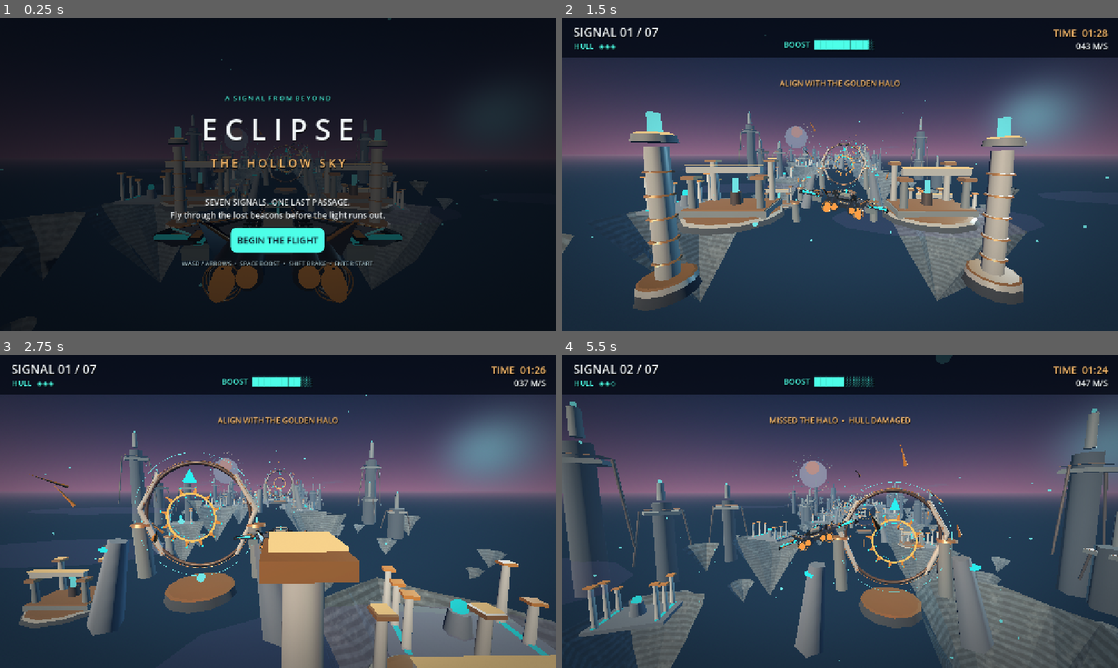
Above: before the commit, frames 1-4 (two rows, left to right).
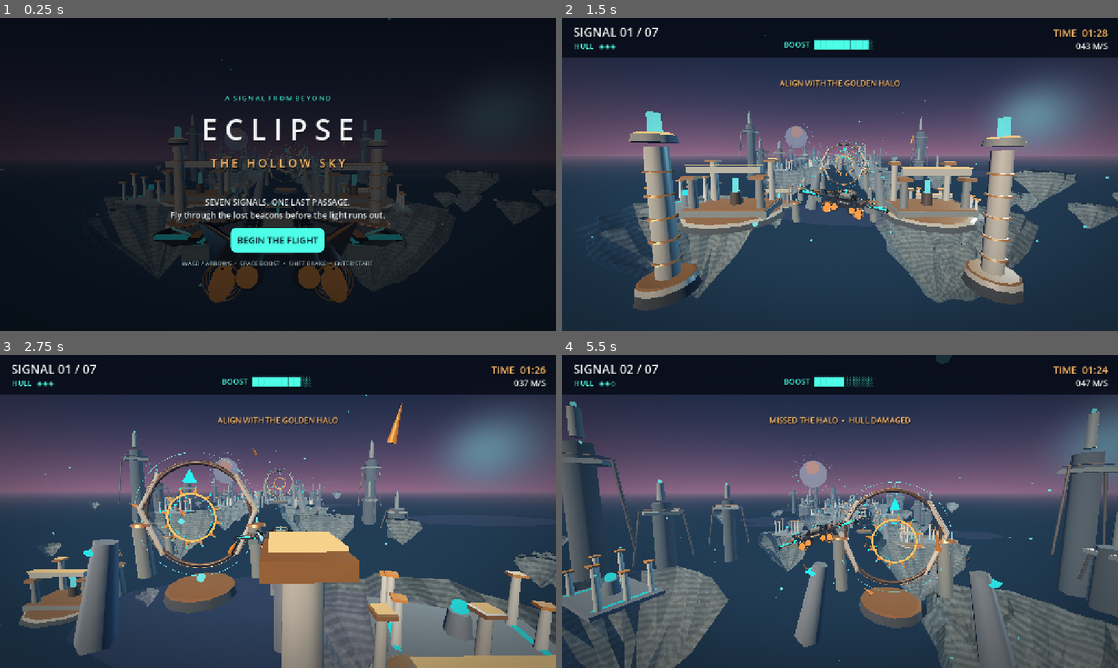
Above: after the commit, the same moments.

Repository: tpylman90-ctrl/Eclipse-The-Hollow-Sky
Game: Godot game, scene res://scenes/main.tscn
Same seed, same stepped clock (60 frames per second), same inputs: the game is played once before the commit and once after it.
Inputs:
- Up to frame 1 (0.25 s): no input
- Up to frame 2 (1.5 s): click "BEGIN THE FLIGHT" at 0.5 s; tap Enter (start_game) at 1.25 s; hold D (steer_right) from 1.28 s (still down); hold Space (boost) from 1.28 s (still down)
- Up to frame 3 (2.75 s): release D (steer_right) at 2.03 s; release Space (boost) at 2.03 s; hold Shift (brake) from 2.03 s (still down); tap Enter (start_game) at 2.1 s
- Up to frame 4 (5.5 s): release Shift (brake) at 2.78 s; hold D (steer_right) 2.78-3.53 s; hold Space (boost) 2.78-3.53 s; hold W (steer_up) 3.53-4.28 s; tap Enter (start_game) at 3.6, 5.1 s; hold Space (boost) 4.28-5.03 s; hold A (steer_left) from 4.28 s (still down)

The runs differ from the first frame. In frame 1, 1.4% of the frame differs, in the area x 0-100%, y 35-87%; in frame 2, 5.7%; in frame 3, 10%; in frame 4, 11%, in the area x 0-100%, y 28-100%.

Commit message:
Sculpt five-band fractured floating islands with mineral ledges and tapered roots

Diff:
--- a/scripts/sky_world.gd
+++ b/scripts/sky_world.gd
@@ -141,32 +141,63 @@
 
 
 func _make_island(pos: Vector3, radius: float, rng: RandomNumberGenerator, temple: bool) -> void:
+    # Sculpted five-band silhouette: broken lip, cliff fractures, tapered stone root.
+    # Replaces the original low-sided cone while keeping a single mesh/draw call per island.
     var root := Node3D.new()
     root.position = pos
     add_child(root)
     var surface := SurfaceTool.new()
     surface.begin(Mesh.PRIMITIVE_TRIANGLES)
     surface.set_smooth_group(-1)
-    var sections := 12
-    var outer: Array[Vector3] = []
-    var lower: Array[Vector3] = []
+    var sections := 28 if radius >= 18.0 else 17
+    var bands: Array[Array] = []
+    for ring_index in range(5):
+        var band: Array[Vector3] = []
+        for n in range(sections):
+            var a: float = TAU * float(n) / float(sections)
+            var jag: float = 1.0 + sin(a * 5.0 + pos.x * 0.11) * 0.068 + cos(a * 11.0 + pos.z * 0.07) * 0.037
+            var variance: float = rng.randf_range(0.91, 1.08)
+            var contour: float = radius * jag * variance
+            var factor: float = 0.46
+            var height: float = 0.7
+            match ring_index:
+                0:
+                    factor = 0.45
+                    height = 1.3 + rng.randf_range(-0.52, 0.75)
+                1:
+                    factor = 1.0
+                    height = rng.randf_range(-0.8, 1.1)
+                2:
+                    factor = rng.randf_range(0.88, 1.07)
+                    height = -radius * rng.randf_range(0.24, 0.40)
+                3:
+                    factor = rng.randf_range(0.51, 0.73)
+                    height = -radius * rng.randf_range(0.73, 0.94)
+                4:
+                    factor = rng.randf_range(0.19, 0.33)
+                    height = -radius * rng.randf_range(1.19, 1.33)
+            band.append(Vector3(cos(a) * contour * factor, height, sin(a) * contour * factor))
+        bands.append(band)
+    var top_center := Vector3(0.0, 1.22, 0.0)
+    var bottom := Vector3(rng.randf_range(-1.5, 1.5), -radius * 1.56, rng.randf_range(-1.5, 1.5))
     for n in range(sections):
-        var a := TAU * float(n) / float(sections)
-        var r := radius * rng.randf_range(0.79, 1.08)
-        var h := rng.randf_range(-1.7, 1.1) * radius / 30.0
-        outer.append(Vector3(cos(a) * r, h, sin(a) * r))
-        lower.append(Vector3(cos(a) * r * rng.randf_range(0.44, 0.73), -radius * rng.randf_range(0.54, 0.77), sin(a) * r * rng.randf_range(0.44, 0.73)))
-    var bottom := Vector3(rng.randf_range(-2.0, 2.0), -radius * 1.62, rng.randf_range(-2.0, 2.0))
-    for n in range(sections):
-        var next := (n + 1) % sections
-        _triangle(surface, Vector3(0.0, 0.8, 0.0), outer[next], outer[n], Color(0.37, 0.44, 0.46))
-        _triangle(surface, outer[n], outer[next], lower[next], Color(0.20, 0.28, 0.35))
-        _triangle(surface, outer[n], lower[next], lower[n], Color(0.16, 0.21, 0.31))
-        _triangle(surface, lower[n], lower[next], bottom, Color(0.075, 0.105, 0.17))
+        var nxt := (n + 1) % sections
+        _triangle(surface, top_center, bands[0][nxt], bands[0][n], Color(0.57, 0.61, 0.61))
+        for j in range(4):
+            var a: Vector3 = bands[j][n]
+            var b: Vector3 = bands[j][nxt]
+            var d: Vector3 = bands[j + 1][n]
+            var e: Vector3 = bands[j + 1][nxt]
+            var shade: float = 0.52 - float(j) * 0.085
+            var tint := Color(shade * 0.90, shade, shade * 1.09)
+            _triangle(surface, a, b, e, tint)
+            _triangle(surface, a, e, d, tint)
+        _triangle(surface, bands[4][n], bands[4][nxt], bottom, Color(0.12, 0.18, 0.25))
     surface.generate_normals()
     var rock := MeshInstance3D.new()
     rock.mesh = surface.commit()
     rock.material_override = rock_material
+    rock.cast_shadow = GeometryInstance3D.SHADOW_CASTING_SETTING_OFF
     root.add_child(rock)
     if temple and radius > 20.0:
         _make_temple(root, radius, rng)
